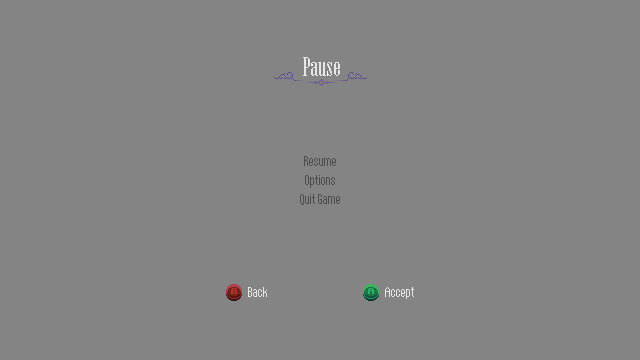
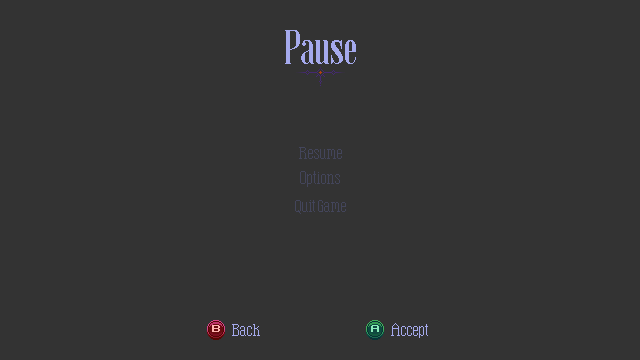
Two versions of the same layered image (640x360). Layer-by-layer changes:
painted on "header" over [274, 30, 367, 86]
painted on "resume_0" over [299, 147, 342, 166]
painted on "options_0" over [300, 171, 340, 188]
painted on "quit_game_0" over [295, 194, 346, 214]
painted on "accept_xbox_0" over [363, 284, 428, 340]
painted on "back_xbox_0" over [207, 284, 267, 340]
"pause_bg": opacity 100% → 80%, painted on it over [0, 0, 640, 360]
